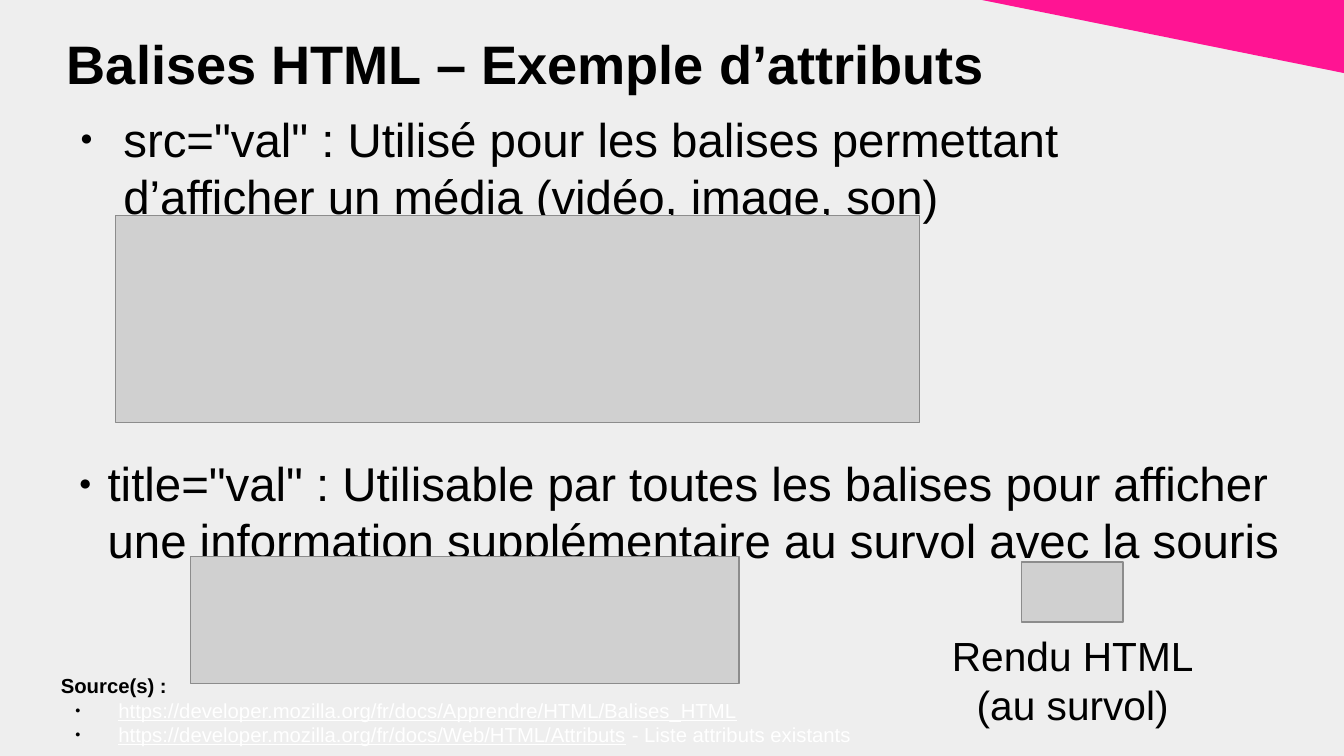
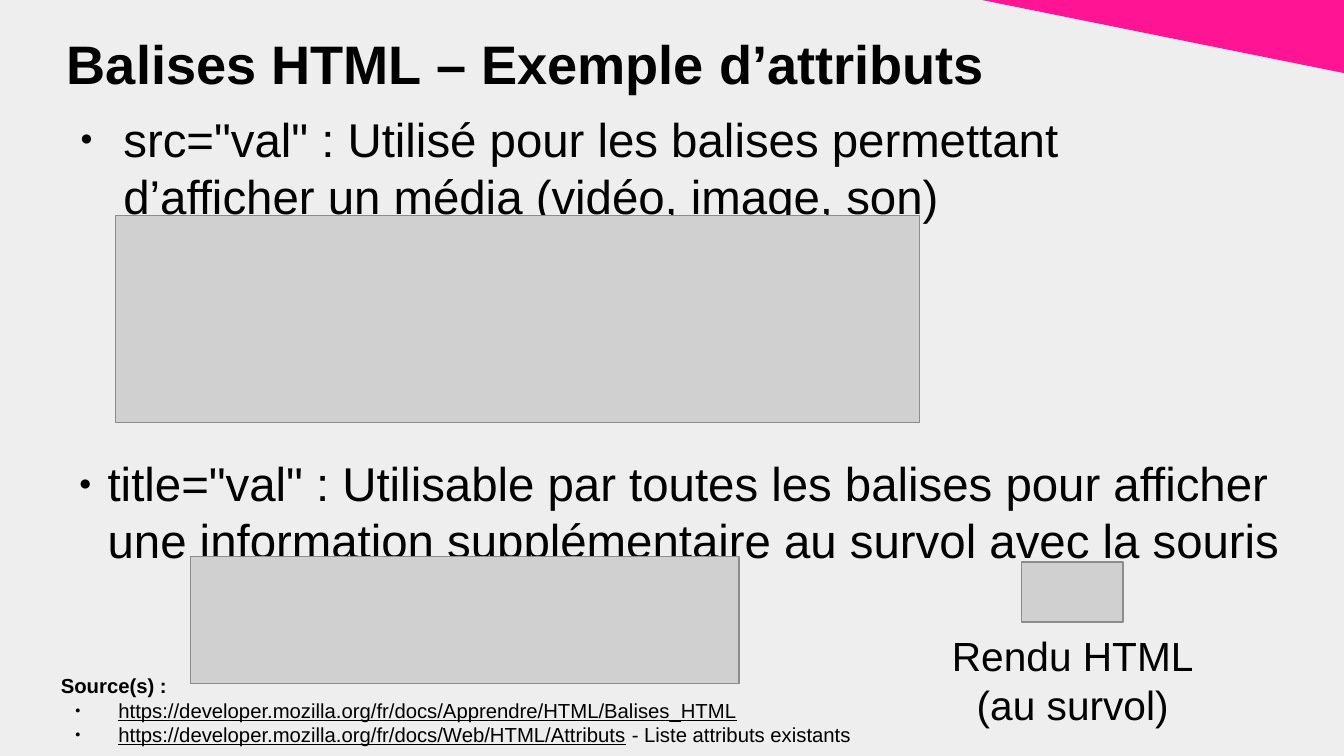
Before and after one commit to DanYellow/cours, a slide deck: slide 69 of s1-integration-web/travaux-pratiques/numero-1/presentation.odp. Drawn at 1344x756 pixels with LibreOffice and Linux fonts; fonts in the diff are those of the drawing; grey boxes stand for pictures. Boxes give left, top, right and bottom in pixels: in the first picture for what was removed or moved away, otherwise in the second. Text is boxed around its words. In the diff, an @@ line names an element or a change of style, - is before the commit and + after.

```diff
--- a/s1-integration-web/travaux-pratiques/numero-1/presentation.odp
+++ b/s1-integration-web/travaux-pratiques/numero-1/presentation.odp
@@ text at (118, 703, 850, 747): text colour #FFFFFF to #000000 @@
```
Also in this commit, not shown: 1 other slide changed, 3 other files.
